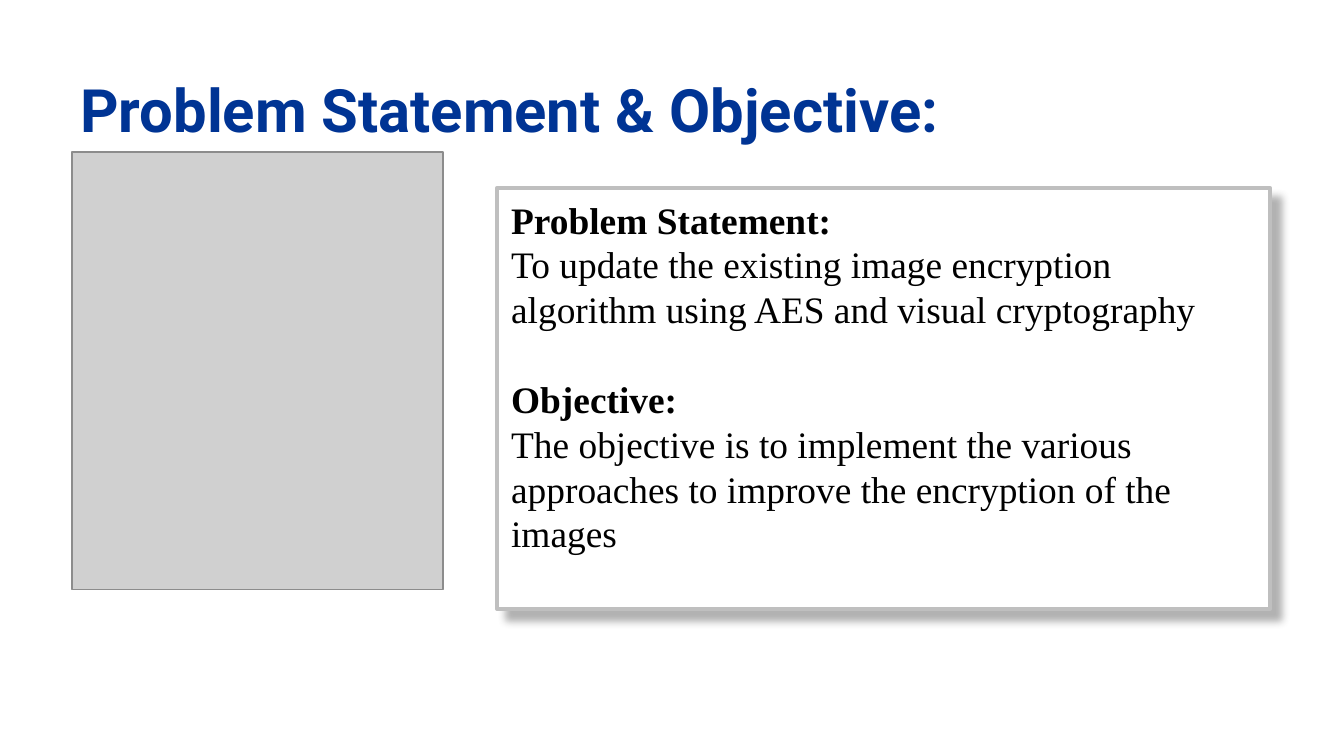
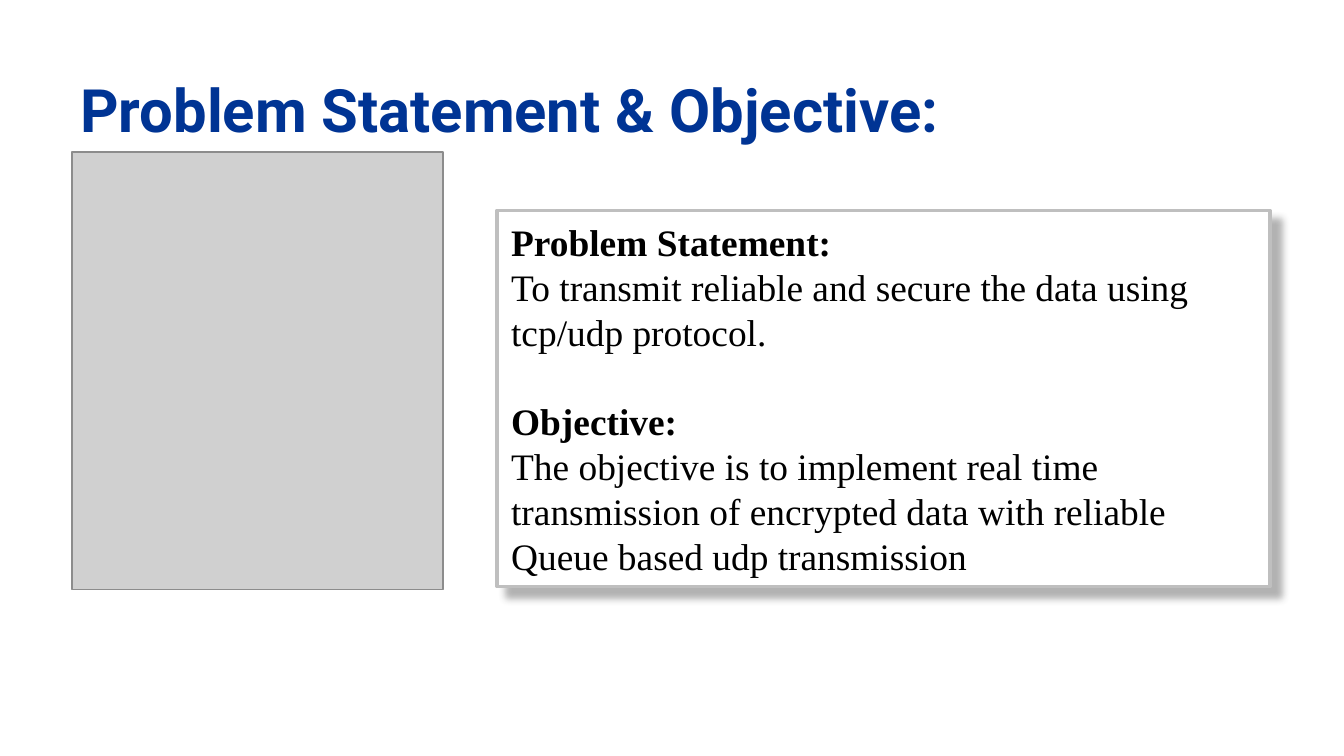
Before and after one commit to aakash-cse/DeRUDP-ED, a slide deck: slide 2 of project-ppt.pptx. Drawn at 1344x756 pixels with LibreOffice and Linux fonts; fonts in the diff are those of the drawing; grey boxes stand for pictures; background and template pictures are left out. Boxes give left, top, right and bottom in pixels: in the first picture for what was removed or moved away, otherwise in the second. Text is boxed around its words. In the diff, an @@ line names an element or a change of style, - is before the commit and + after.

```diff
--- a/project-ppt.pptx
+++ b/project-ppt.pptx
@@ rectangle "Problem Statement:": place and size @@
-rectangle "Problem Statement:" at [497, 188, 1270, 609]
+rectangle "Problem Statement:" at [497, 211, 1270, 587]
@@ text in rectangle at [511, 275, 1188, 353]: text changed @@
-To update the existing image encryption algorithm using AES and visual cryptography
+To transmit reliable and secure the data using tcp/udp protocol.
@@ text in rectangle at [511, 454, 1166, 577]: text changed @@
-The objective is to implement the various approaches to improve the encryption of the images
+The objective is to implement real time transmission of encrypted data with reliable Queue based udp transmission
```
Also in this commit, not shown: 4 other slides changed, 10 other files.
